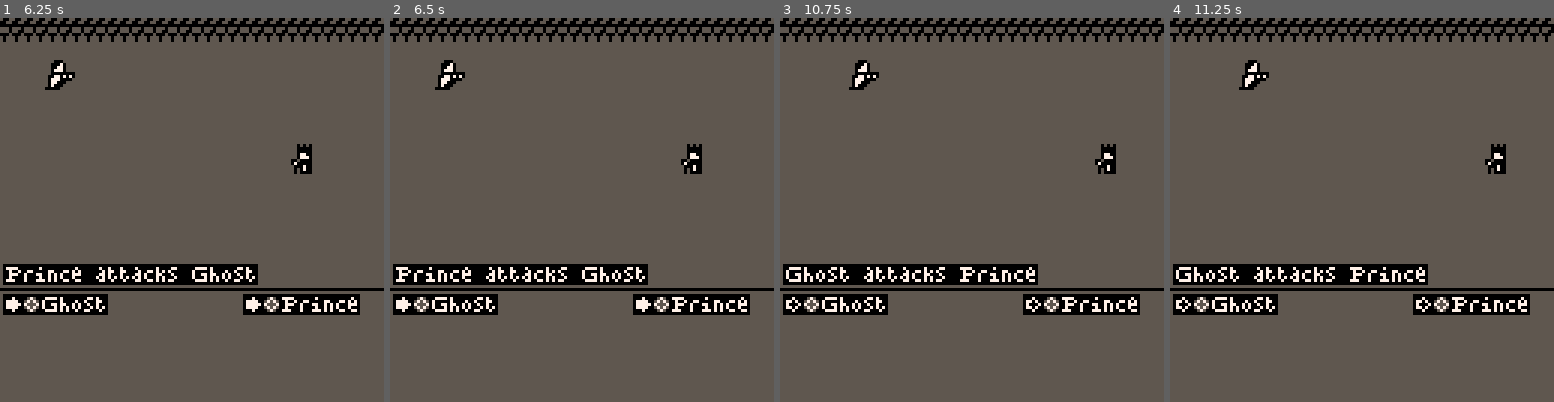
Above: before the commit, frames 1-4 (left to right).
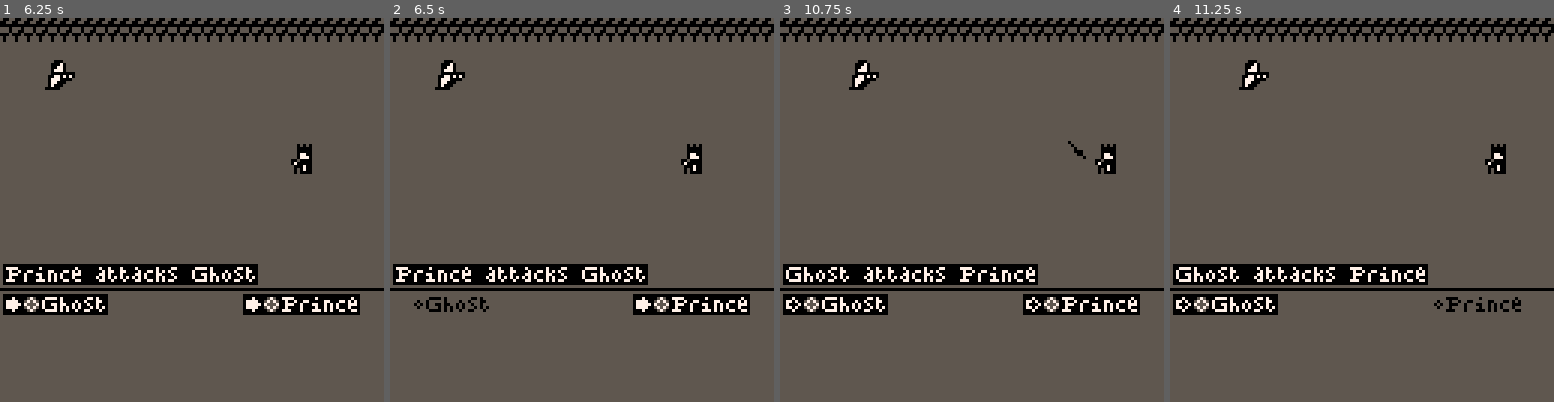
Above: after the commit, the same moments.

Repository: JohnAdamZiolkowski/Pico8-Hive
Game: PICO-8 cartridge prince/prince.p8
Same seed, same stepped clock (60 frames per second), same inputs: the game is played once before the commit and once after it.
Inputs:
- Up to frame 1 (6.25 s): tap O (Z key) at 0.33, 0.7, 1.43, 2.22, 3.1, 3.98, 4.87, 5.75 s; tap X (X key) at 1.07, 2.07, 2.4, 2.73, 3.07, 3.4, 3.73, 4.07, 4.4, 4.73, 5.07, 5.4, 5.73, 6.07 s; hold Left 1.97-2.37 s; hold Down 2.42-2.82 s; hold Right 2.87-3.53 s; hold Up 3.58-4.08 s; hold Right 4.13-4.53 s; hold Down 4.58-5.08 s; hold Left 5.13-5.8 s; hold Up 5.85-6.18 s; hold Left from 6.23 s (still down)
- Up to frame 2 (6.5 s): keep holding Left; tap X (X key) at 6.4 s
- Up to frame 3 (10.75 s): release Left at 6.63 s; tap O (Z key) every 0.88 s from 6.63 to 10.17 s; hold Down 6.68-7.08 s; tap X (X key) every 0.33 s from 6.73 to 10.73 s; hold Right 7.13-7.8 s; hold Up 7.85-8.35 s; hold Right 8.4-8.8 s; hold Down 8.85-9.35 s; hold Left 9.4-10.07 s; hold Up 10.12-10.45 s; hold Left from 10.5 s (still down)
- Up to frame 4 (11.25 s): release Left at 10.9 s; hold Down from 10.95 s (still down); tap O (Z key) at 11.05 s; tap X (X key) at 11.07 s

Frame 1 is identical in both runs. In frame 2, 1.3% of the frame differs, in the area x 0-29%, y 71-78%; in frame 3, less than 0.1%; in frame 4, 1.4%, in the area x 63-94%, y 71-78%.

Commit message:
draw attack animations, flash based on element

Diff:
--- a/prince/prince.p8
+++ b/prince/prince.p8
@@ -979,6 +978,8 @@
 
   for t=1,#targets do
    local target = lget(targets,t)
+   add_anim(attack_anim,attacker.e,target.t.x,target.t.y, turn)
+
    if not target.h then
     if turn == party then
      target.t.sx = -step
@@ -1238,7 +1239,9 @@
    draw_stats()
   end
  end
-end
+ draw_animations()
+end
+
 
 function draw_arena()
 
@@ -2024,6 +2027,83 @@
   end
  end
 end
+-->8
+-- animations
+
+attack_anim = {
+ frames = {196,197,198,199},
+ delay = 4
+}
+
+active_anims = {}
+
+function add_anim(anim, element_n, x, y, team)
+ local element=element_by_n(element_n)
+
+ local swap = team==enemies
+ local dx = 12
+ if swap then
+  dx = 0
+ end
+
+
+ local new = {
+  a=anim.frames,
+  c=element.c,
+  x=x+dx,
+  y=y,
+  d=anim.delay,
+  dt=0,
+  f=1,
+  s=swap
+ }
+ add(active_anims, new)
+end
+
+function draw_animations()
+ if #active_anims==0 then
+  anim_ticks = nil
+  return
+ end
+
+ if not anim_ticks then
+  anim_ticks = 0
+ end
+
+ for a=#active_anims,1,-1 do
+  local anim = lget(active_anims,a)
+  draw_animation(anim)
+ end
+
+ //print(""..flr(anim_ticks/10), 50, 50, clear,black)
+ anim_ticks += 1
+end
+
+function draw_animation(active_anim)
+ local frames = active_anim.a
+ local frame = lget(frames,active_anim.f)
+
+ if flr(anim_ticks/4) % 2 == 1 then
+  pal(black,active_anim.c)
+ end
+ spr(frame,active_anim.x,active_anim.y,1,1,active_anim.s)
+ pal(black,black)
+
+
+ active_anim.dt += 1
+ if active_anim.dt > active_anim.d then
+  active_anim.dt = 0
+  active_anim.f += 1
+ end
+ if active_anim.f > #frames then
+  del(active_anims,active_anim)
+  set_stale()
+ end
+
+end
+
+//add_anim(attack_anim,lget(elements,2),64,64)
+
 __gfx__
 affd0b777fdbb37bccc3afffcf000f36e638bff82fff20cac1ceafd2ecf302702001000000000000000000000000000000000000000000000000000000000000
 5a02dc3008481427b01fd280b7808769874b4043f000e2c6d2e0d0fe031f65f50110100000000000000000000000000000000000000000000000000000000000
@@ -2121,14 +2201,14 @@
 00001011001010000111111111111111000444404440000000000000000000000000000000000000000000000000000000000000000000000000000000000000
 00000000000000000000000000000000000000000000000000000000000000000000000000000000000000000000000000000000000000000000000000000000
 00000000000000000000000000000000000000000000000000000000000000000000000000000000000000000000000000000000000000000000000000000000
-d00dd00ddddd000dddd0dd0ddddddddd000000000000000000000000000000000000000000000000000000000000000000000000000000000000000000000000
-00dd00ddd00d000ddd00d0dddddddddd000000000000000000000000000000000000000000000000000000000000000000000000000000000000000000000000
-00000000d00070ddd00d0ddddddddddd000000000000000000000000000000000000000000000000000000000000000000000000000000000000000000000000
-ddd0ddd0ddd00000dd00dddddddddddd000000000000000000000000000000000000000000000000000000000000000000000000000000000000000000000000
-ddd0dd00dd000d00dd0d0ddddd000ddd000000000000000000000000000000000000000000000000000000000000000000000000000000000000000000000000
-000d000ddd000dddddd0ddddd00707dd000000000000000000000000000000000000000000000000000000000000000000000000000000000000000000000000
-d0ddd0ddd000ddddddd0ddddd00000dd000000000000000000000000000000000000000000000000000000000000000000000000000000000000000000000000
-d0ddd0ddd000ddddddddddddddd0d0dd000000000000000000000000000000000000000000000000000000000000000000000000000000000000000000000000
+d00dd00ddddd000dddd0dd0dddddddddddddddd0ddddddd0ddddddd5ddddddd50000000000000000000000000000000000000000000000000000000000000000
+00dd00ddd00d000ddd00d0dddddddddddddddd0ddddddd0ddddddd5ddddddd5d0000000000000000000000000000000000000000000000000000000000000000
+00000000d00070ddd00d0dddddddddddddddd00dddddd05dddddd05dddddd55d0000000000000000000000000000000000000000000000000000000000000000
+ddd0ddd0ddd00000dd00ddddddddddddddddddddddd000ddddd505ddddd555dd0000000000000000000000000000000000000000000000000000000000000000
+ddd0dd00dd000d00dd0d0ddddd000dddddddddddddd00ddddd000ddddd555ddd0000000000000000000000000000000000000000000000000000000000000000
+000d000ddd000dddddd0ddddd00707dddddddddddd0dddddd000dddddd05dddd0000000000000000000000000000000000000000000000000000000000000000
+d0ddd0ddd000ddddddd0ddddd00000ddddddddddddddddddd00dddddd00ddddd0000000000000000000000000000000000000000000000000000000000000000
+d0ddd0ddd000ddddddddddddddd0d0dddddddddddddddddd0ddddddd0ddddddd0000000000000000000000000000000000000000000000000000000000000000
 0000000000000000ddd7dddd00000000000000000000000000000000000000000000000000000000000000000000000000000000000000000000000000000000
 0000000000000000dd77d7dd00000000000000000000000000000000000000000000000000000000000000000000000000000000000000000000000000000000
 0000000000000000d77d77dd00000000000000000000000000000000000000000000000000000000000000000000000000000000000000000000000000000000
